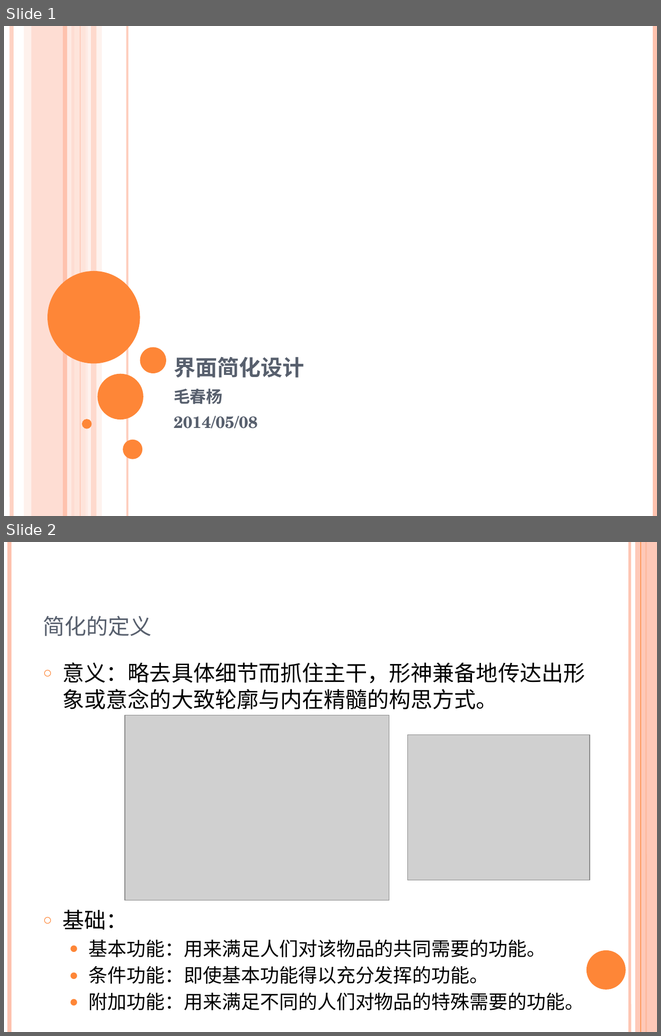
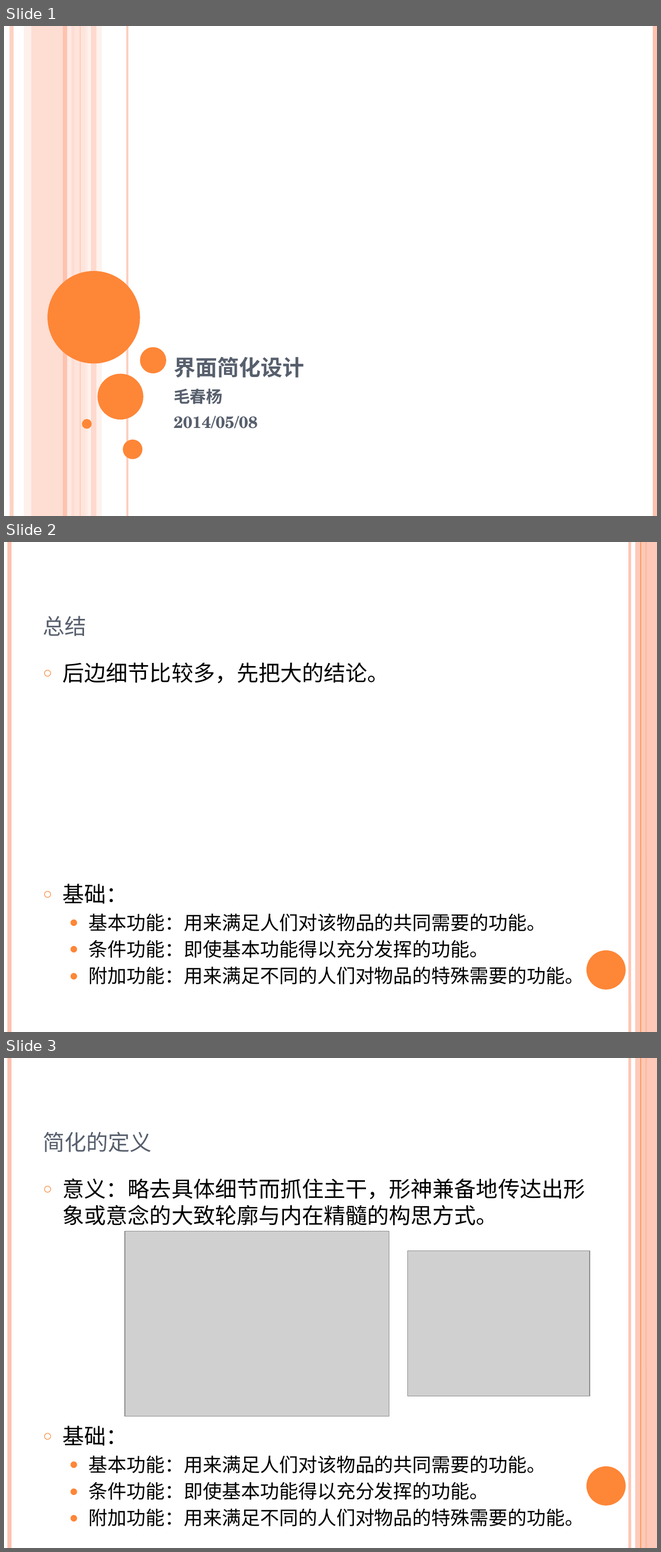
Before and after one commit to favedit/MoCrossOld, a slide deck: Document/编辑器界面方案.pptx. Shown one above the other, each under a label of ours: slides 1 and 2 before the commit, slides 1, 2 and 3 after it. The pictures are 661x1036 and 661x1552 pixels, drawn with LibreOffice and Linux fonts; fonts in the diff are those of the drawing; grey boxes stand for pictures. Boxes give left, top, right and bottom in pixels: in the first picture for what was removed or moved away, otherwise in the second. Text is boxed around its words. In the diff, an @@ line names an element or a change of style, - is before the commit and + after.

```diff
--- a/Document/编辑器界面方案.pptx
+++ b/Document/编辑器界面方案.pptx
@@ slide 2 added at <box>4,542,657,1032</box>, background #FFFFFF; not listed: 6 template elements that a slide beside it also shows @@
@@ title added at <box>43,616,87,636</box>, 30 pt, text #575F6D, small capitals @@
+总结
@@ text added at <box>63,662,584,984</box>, 21 pt, text #000000 @@
+○ 后边细节比较多，先把大的结论。
+○ 基础：
+  ● 基本功能：用来满足人们对该物品的共同需要的功能。
+  ● 条件功能：即使基本功能得以充分发挥的功能。
+  ● 附加功能：用来满足不同的人们对物品的特殊需要的功能。
@@ what was slide 2 is now slide 3 @@
```
Also in this commit, not shown: 2 slides changed, 1 other slide added.
